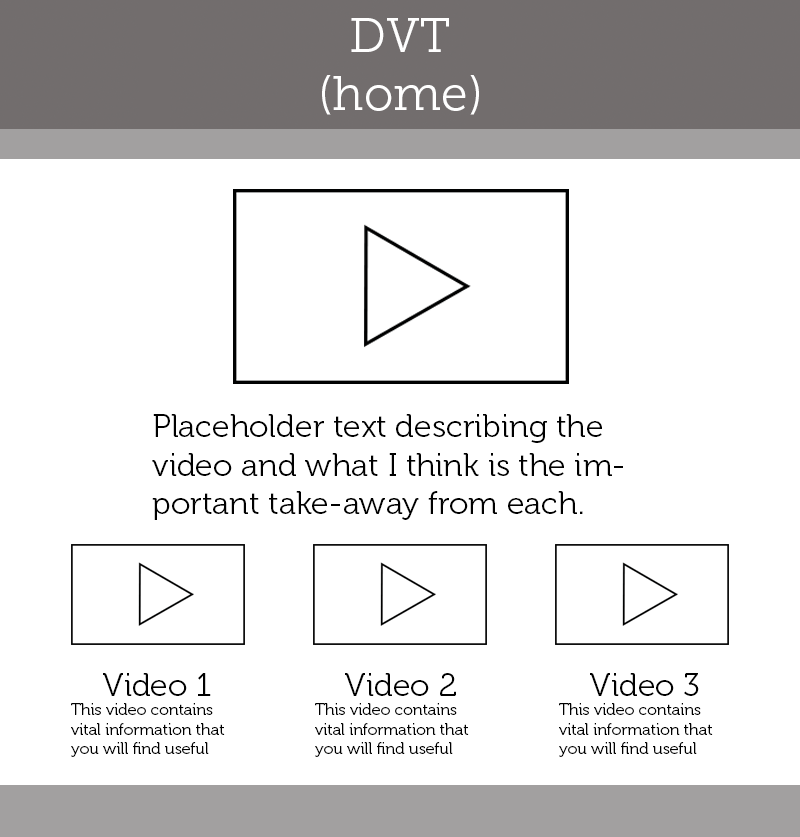
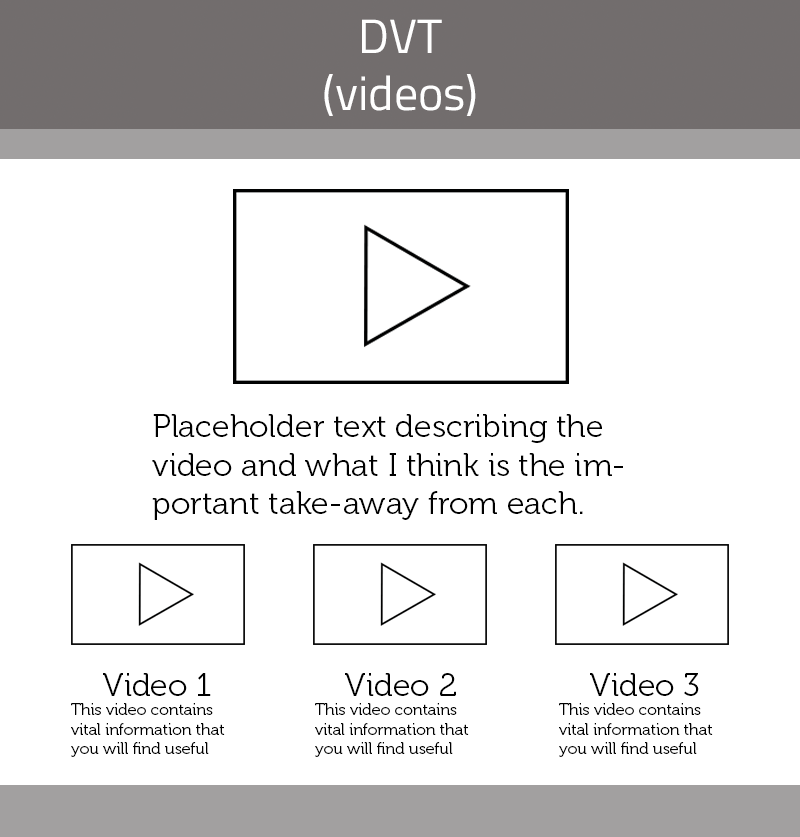
Layers edited between the first and the second (800, 837) image:
renamed "DVT (home)" to "DVT (videos)", painted on it over bbox(322, 18, 479, 116)
